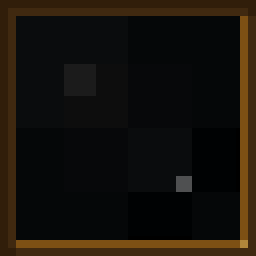
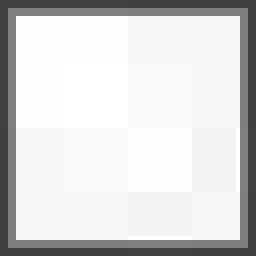
The second 256 × 256 image is a revision of the first. Changes to its layers:
added group "basic" with 3 layers above "isolated" over [0, 0, 256, 256]
added layer "glass" (1st of 2, in "basic") in group "basic" over [0, 0, 256, 256]
hid group "isolated" (2 layers) over [0, 0, 256, 256]
